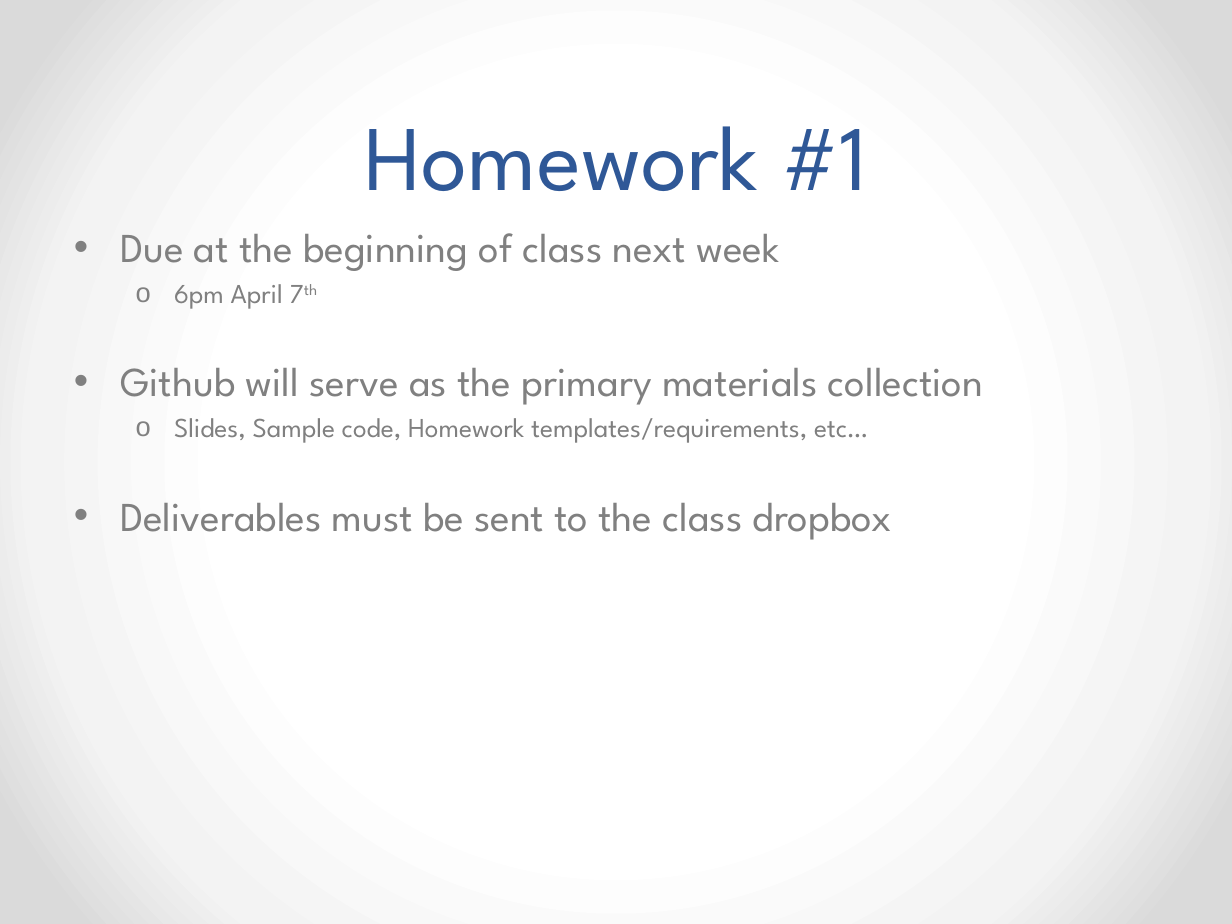
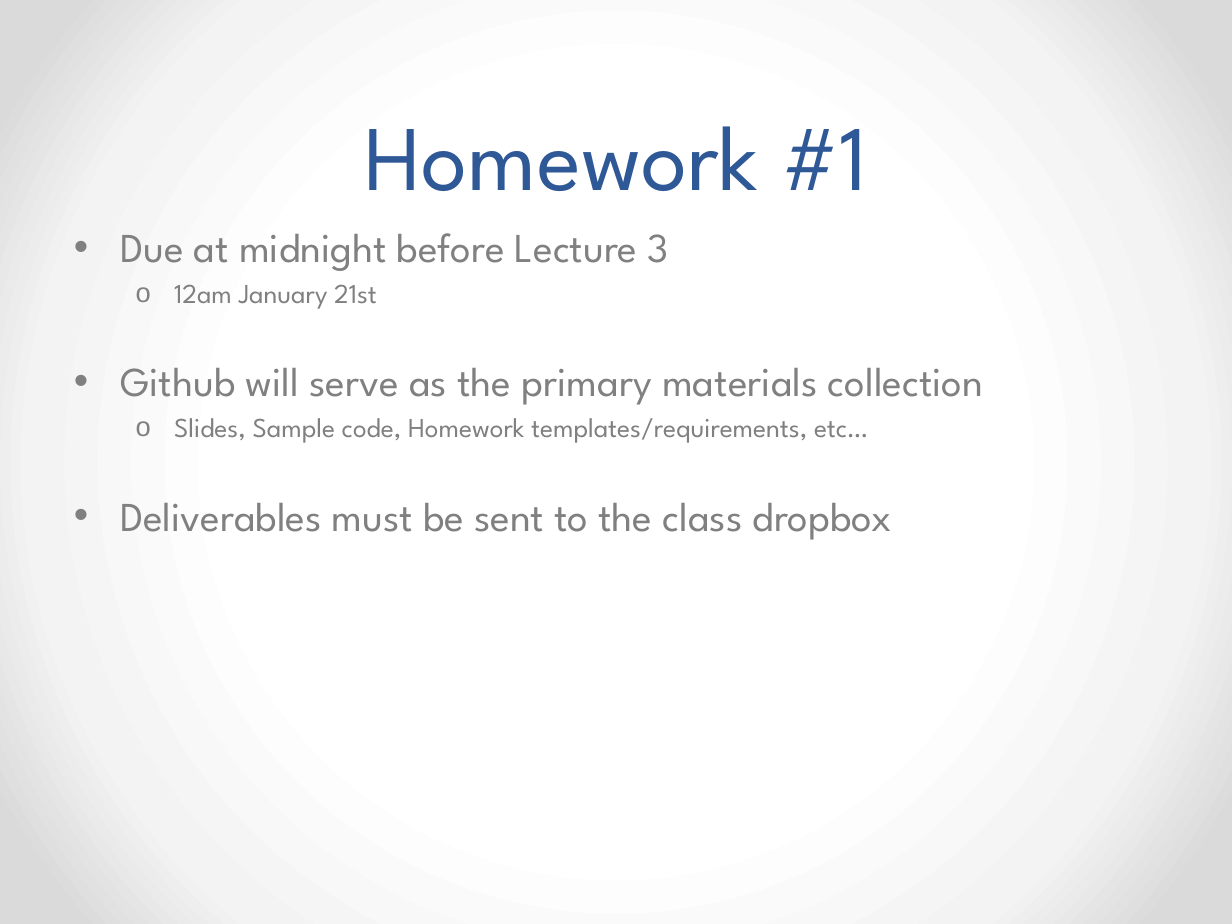
Before and after one commit to EE590-Winter2015/Materials, a slide deck: slide 46 of Week 1/Week 1.pptx (slide 47 before the commit). Drawn at 1232x924 pixels with LibreOffice and Linux fonts; fonts in the diff are those of the drawing. Boxes give left, top, right and bottom in pixels: in the first picture for what was removed or moved away, otherwise in the second. Text is boxed around its words. In the diff, an @@ line names an element or a change of style, - is before the commit and + after.

```diff
--- a/Week 1/Week 1.pptx
+++ b/Week 1/Week 1.pptx
@@ text at (x1=120, y1=233, x2=669, y2=309): text changed @@
-• Due at the beginning of class next week
-  o 6pm April 7th
+• Due at midnight before Lecture 3
+  o 12am January 21st
```
Also in this commit, not shown: 1 other slide changed, 1 slide removed.
